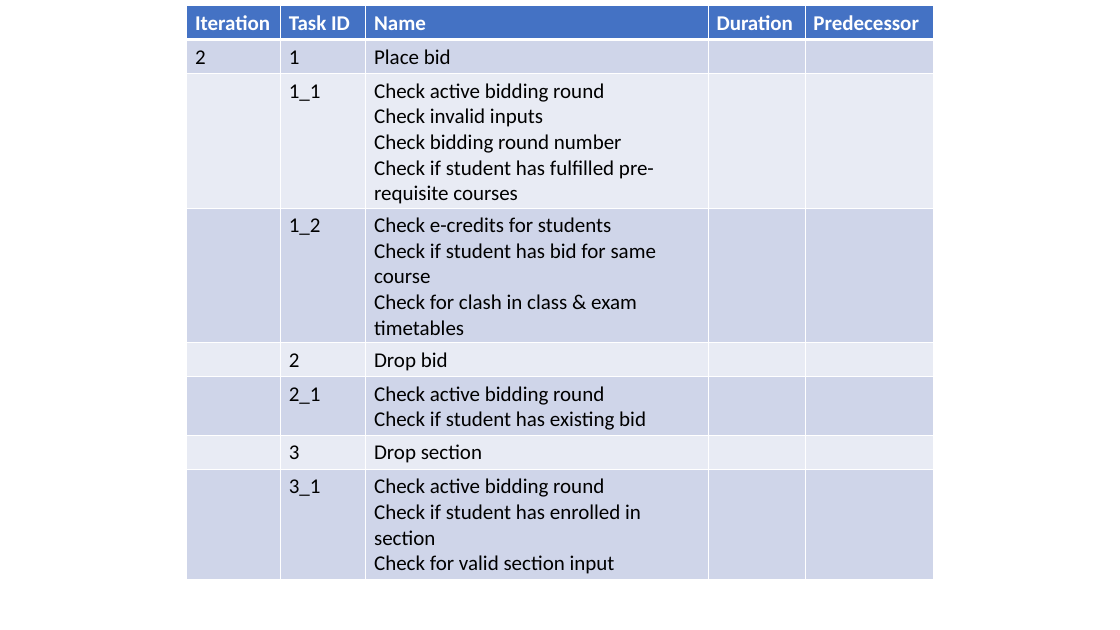
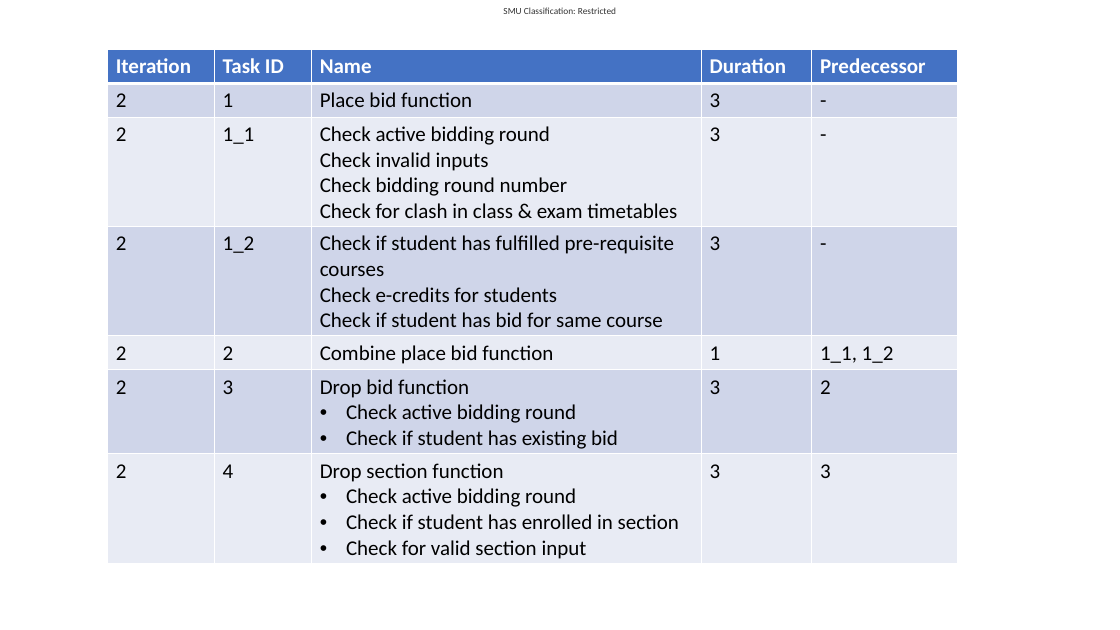
Before and after one commit to weichen-0/Bidding-Online-System, a slide deck: slide 2 of documents/schedule.pptx. Drawn at 1120x630 pixels with LibreOffice and Linux fonts; fonts in the diff are those of the drawing. Boxes give left, top, right and bottom in pixels: in the first picture for what was removed or moved away, otherwise in the second. Text is boxed around its words. In the diff, an @@ line names an element or a change of style, - is before the commit and + after.

```diff
--- a/documents/schedule.pptx
+++ b/documents/schedule.pptx
@@ table at bbox=[108, 50, 958, 564] @@
-row 2: 2 | 1 | Place bid |  | 
-row 3:  | 1_1 | Check active bidding round / Check invalid inputs / Check bidding round number / Check if student has fulfilled pre-requisite courses |  | 
-row 4:  | 1_2 | Check e-credits for students / Check if student has bid for same course / Check for clash in class & exam timetables |  | 
-row 5:  | 2 | Drop bid |  | 
-row 6:  | 2_1 | Check active bidding round / Check if student has existing bid |  | 
-row 7:  | 3 | Drop section |  | 
-row 8:  | 3_1 | Check active bidding round / Check if student has enrolled in section / Check for valid section input |  | 
+row 2: 2 | 1 | Place bid function | 3 | -
+row 3: 2 | 1_1 | Check active bidding round / Check invalid inputs / Check bidding round number / Check for clash in class & exam timetables | 3 | -
+row 4: 2 | 1_2 | Check if student has fulfilled pre-requisite courses / Check e-credits for students / Check if student has bid for same course | 3 | -
+row 5: 2 | 2 | Combine place bid function | 1 | 1_1, 1_2
+row 6: 2 | 3 | Drop bid function / Check active bidding round / Check if student has existing bid | 3 | 2
+row 7: 2 | 4 | Drop section function / Check active bidding round / Check if student has enrolled in section / Check for valid section input | 3 | 3
@@ table: place and size @@
-table at bbox=[187, 6, 934, 579]
+table at bbox=[108, 50, 958, 564]
```
Also in this commit, not shown: 1 other slide changed, 1 other file.
